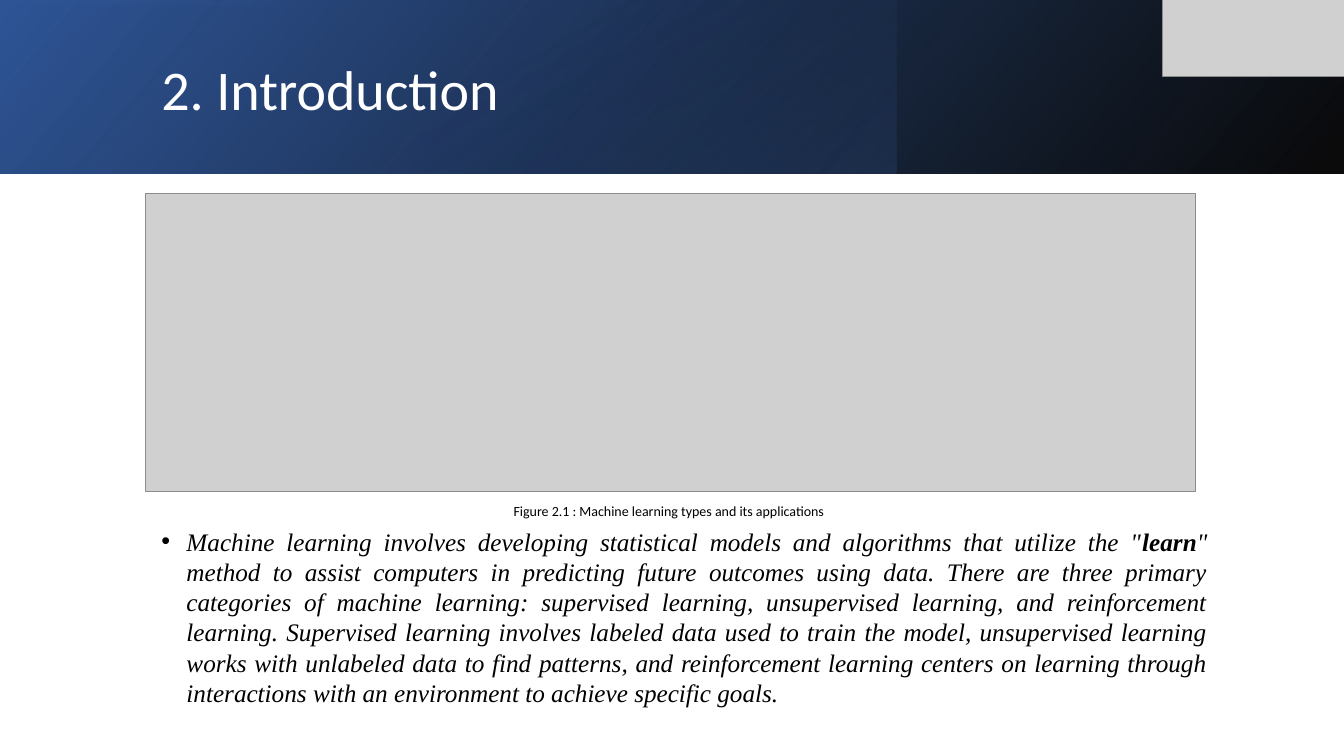
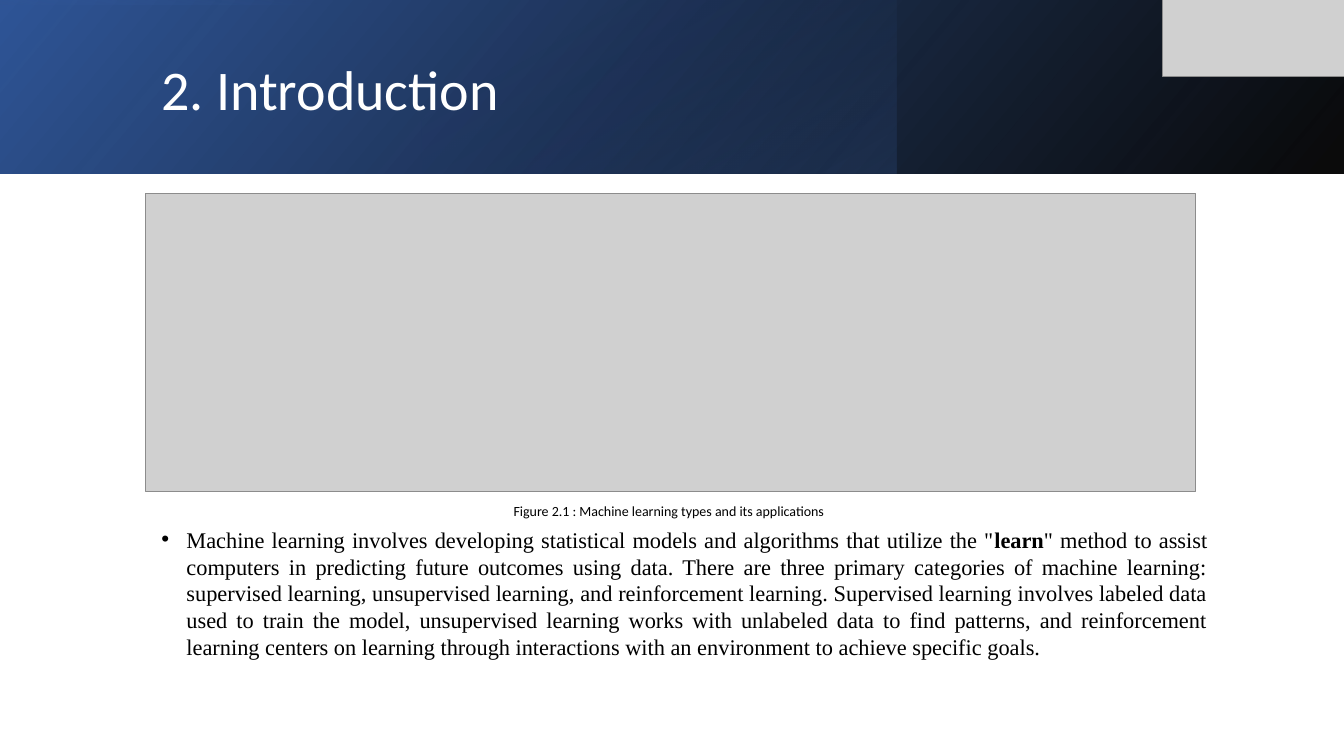
Before and after one commit to IndranilSaha09/neocortexapi, a slide deck: slide 4 of source/MySEProject/IMPLEMENT AND INVESTIGATE KNN - rookie_developer.pptx. Drawn at 1344x756 pixels with LibreOffice and Linux fonts; fonts in the diff are those of the drawing; grey boxes stand for pictures. Boxes give left, top, right and bottom in pixels: in the first picture for what was removed or moved away, otherwise in the second. Text is boxed around its words. In the diff, an @@ line names an element or a change of style, - is before the commit and + after.

```diff
--- a/source/MySEProject/IMPLEMENT AND INVESTIGATE KNN - rookie_developer.pptx
+++ b/source/MySEProject/IMPLEMENT AND INVESTIGATE KNN - rookie_developer.pptx
@@ text "Machine learning involves developing statistical ..." at (186, 532, 1207, 660): size 18 to 16 pt, italic off @@
```
Also in this commit, not shown: 8 other slides changed.
